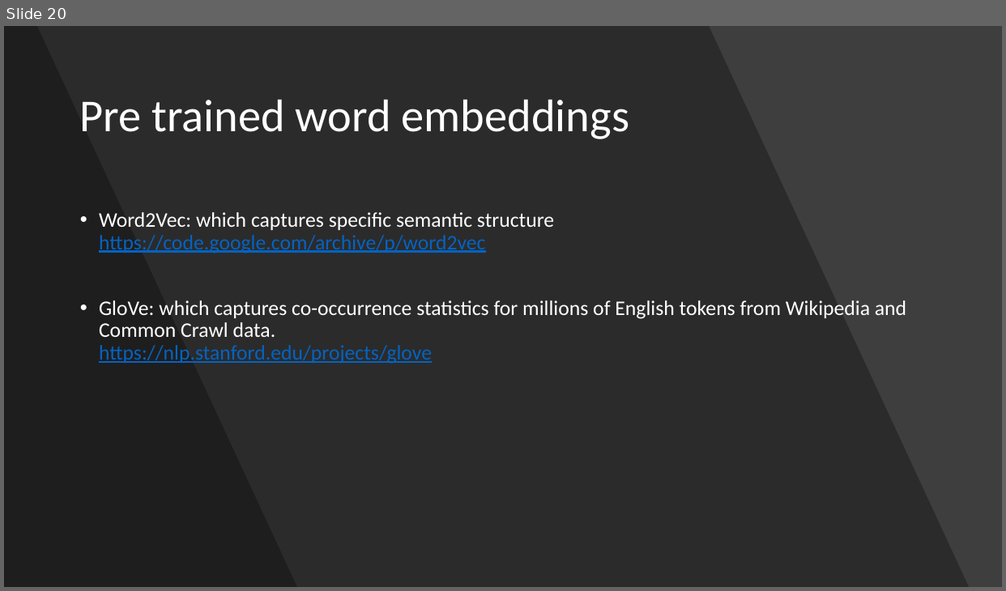
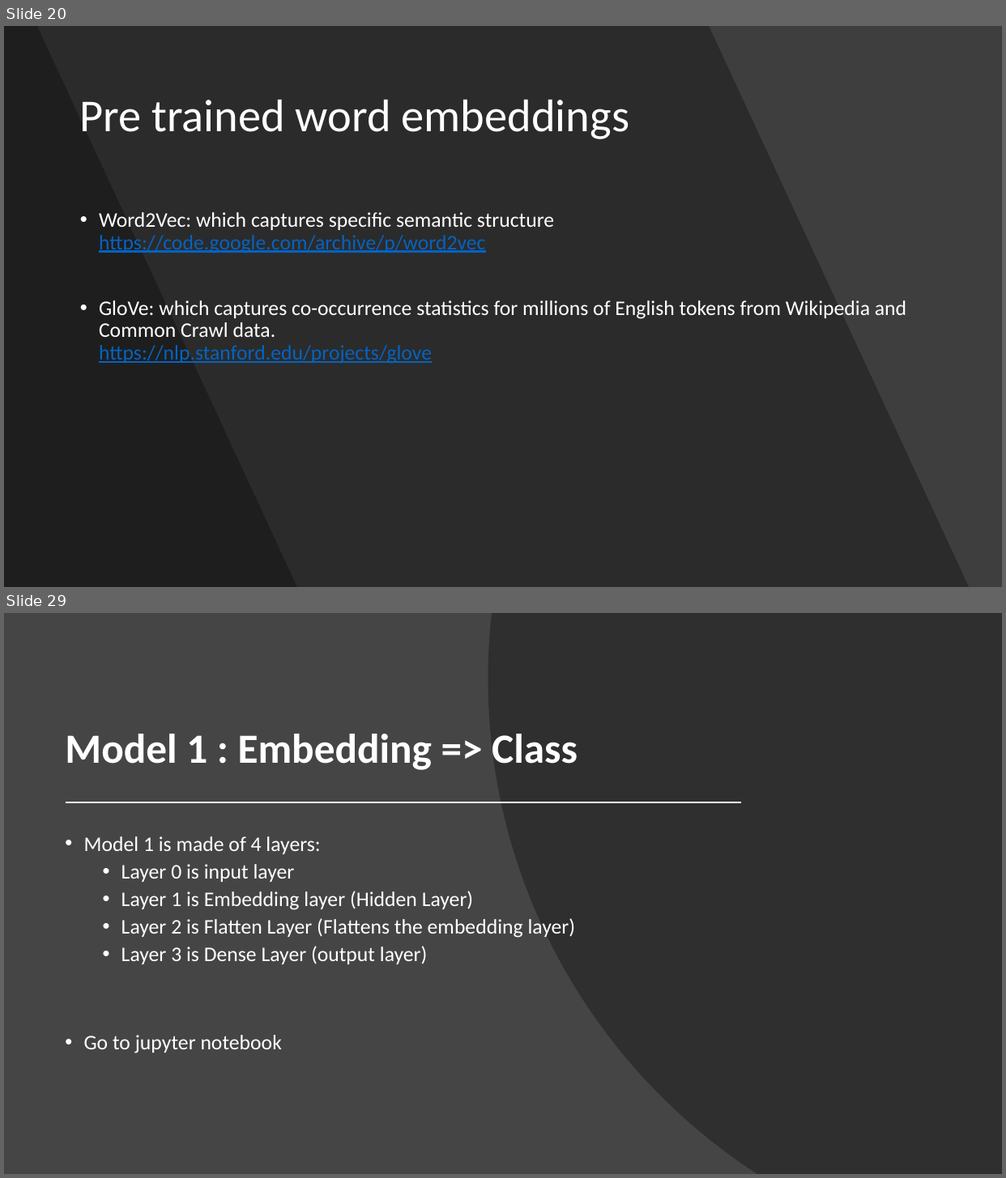
Before and after one commit to ravikg/deep-learning-nlp-kaggle-toxic-comment, a slide deck: ppt/workshop.pptx. Shown one above the other, each under a label of ours: slide 20 before the commit, slides 20 and 29 after it; the slides between them are not shown. The pictures are 1006x591 and 1006x1178 pixels, drawn with LibreOffice and Linux fonts; fonts in the diff are those of the drawing. Boxes give left, top, right and bottom in pixels: in the first picture for what was removed or moved away, otherwise in the second. Text is boxed around its words. In the diff, an @@ line names an element or a change of style, - is before the commit and + after.

```diff
--- a/ppt/workshop.pptx
+++ b/ppt/workshop.pptx
@@ slide 29 added at [4, 613, 1002, 1174], background #454545 @@
@@ freeform shape added at [488, 613, 1002, 1174], fill #262626 at 70% opacity @@
@@ title added at [65, 734, 577, 770], 40 pt, text #FFFFFF, bold @@
+Model 1 : Embedding => Class
@@ line added from (67, 803) to (740, 803), #FFFFFF 1.5 pt @@
@@ text added at [84, 837, 576, 1054], 20 pt, text #FFFFFF @@
+• Model 1 is made of 4 layers:
+  • Layer 0 is input layer
+  • Layer 1 is Embedding layer (Hidden Layer)
+  • Layer 2 is Flatten Layer (Flattens the embedding layer)
+  • Layer 3 is Dense Layer (output layer)
+• Go to jupyter notebook
```
Also in this commit, not shown: 2 slides changed, 31 other slides added, 1 slide removed, 4 other files.
